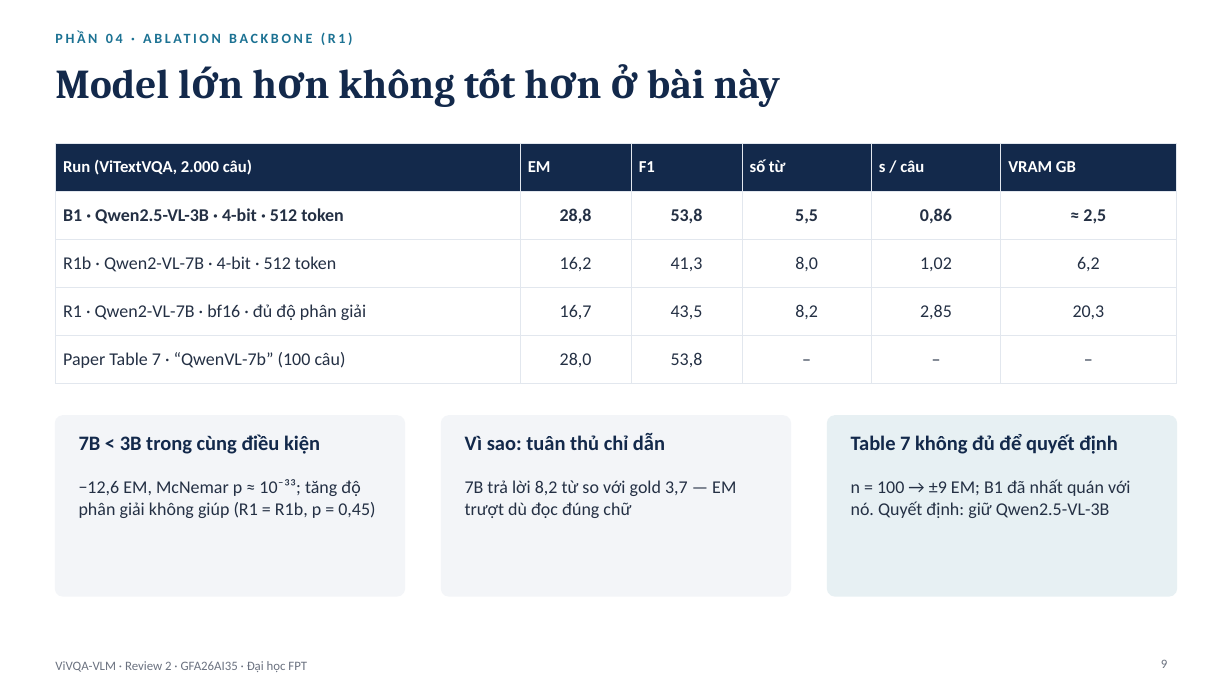
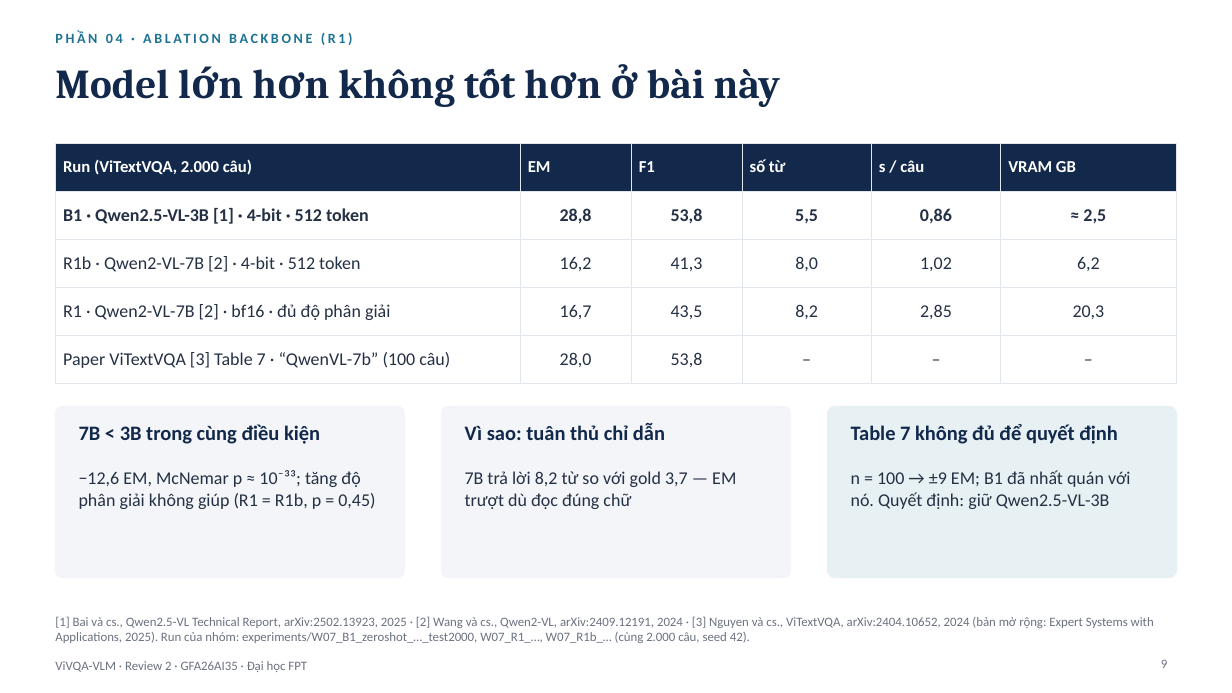
Before and after one commit to PLHGNAOH/ViVQA-VLM, a slide deck: slide 9 of docs/W07/ViVQA-VLM_Review2_TV.pptx. Drawn at 1232x693 pixels with LibreOffice and Linux fonts; fonts in the diff are those of the drawing. Boxes give left, top, right and bottom in pixels: in the first picture for what was removed or moved away, otherwise in the second. Text is boxed around its words. In the diff, an @@ line names an element or a change of style, - is before the commit and + after.

```diff
--- a/docs/W07/ViVQA-VLM_Review2_TV.pptx
+++ b/docs/W07/ViVQA-VLM_Review2_TV.pptx
@@ table at bbox=[55, 143, 1177, 372] @@
-row 2, column 1: B1 · Qwen2.5-VL-3B · 4-bit · 512 token
+row 2, column 1: B1 · Qwen2.5-VL-3B [1] · 4-bit · 512 token
-row 3, column 1: R1b · Qwen2-VL-7B · 4-bit · 512 token
+row 3, column 1: R1b · Qwen2-VL-7B [2] · 4-bit · 512 token
-row 4, column 1: R1 · Qwen2-VL-7B · bf16 · đủ độ phân giải
+row 4, column 1: R1 · Qwen2-VL-7B [2] · bf16 · đủ độ phân giải
-row 5, column 1: Paper Table 7 · “QwenVL-7b” (100 câu)
+row 5, column 1: Paper ViTextVQA [3] Table 7 · “QwenVL-7b” (100 câu)
@@ rounded rectangle: place and size @@
-rounded rectangle at bbox=[55, 416, 405, 596]
+rounded rectangle at bbox=[55, 407, 405, 578]
@@ rounded rectangle: place and size @@
-rounded rectangle at bbox=[442, 416, 791, 596]
+rounded rectangle at bbox=[442, 407, 791, 578]
@@ proportions changed in 3 elements at bbox=[55, 407, 405, 578], bbox=[442, 407, 791, 578], bbox=[828, 407, 1177, 578] @@
@@ rounded rectangle: place and size @@
-rounded rectangle at bbox=[828, 416, 1177, 596]
+rounded rectangle at bbox=[828, 407, 1177, 578]
@@ 3 texts: place and size @@
-3 texts at bbox=[79, 433, 1118, 454]
+3 texts at bbox=[79, 423, 1118, 444]
@@ text "−12,6 EM, McNemar p ≈ ...": place and size @@
-text "−12,6 EM, McNemar p ≈ ..." at bbox=[79, 479, 375, 518]
+text "−12,6 EM, McNemar p ≈ ..." at bbox=[79, 470, 375, 509]
@@ text "7B trả lời 8,2 từ ...": place and size @@
-text "7B trả lời 8,2 từ ..." at bbox=[465, 480, 736, 518]
+text "7B trả lời 8,2 từ ..." at bbox=[465, 471, 736, 509]
@@ text "n = 100 → ±9 ...": place and size @@
-text "n = 100 → ±9 ..." at bbox=[851, 479, 1130, 518]
+text "n = 100 → ±9 ..." at bbox=[851, 470, 1130, 509]
@@ text added at bbox=[55, 616, 1154, 643], 10 pt, text #6B7280 @@
+[1] Bai và cs., Qwen2.5-VL Technical Report, arXiv:2502.13923, 2025 · [2] Wang và cs., Qwen2-VL, arXiv:2409.12191, 2024 · [3] Nguyen và cs., ViTextVQA, arXiv:2404.10652, 2024 (bản mở rộng: Expert Systems with Applications, 2025). Run của nhóm: experiments/W07_B1_zeroshot_…_test2000, W07_R1_…, W07_R1b_… (cùng 2.000 câu, seed 42).
```
Also in this commit, not shown: 11 other slides changed, 1 slide added, 3 other files.
